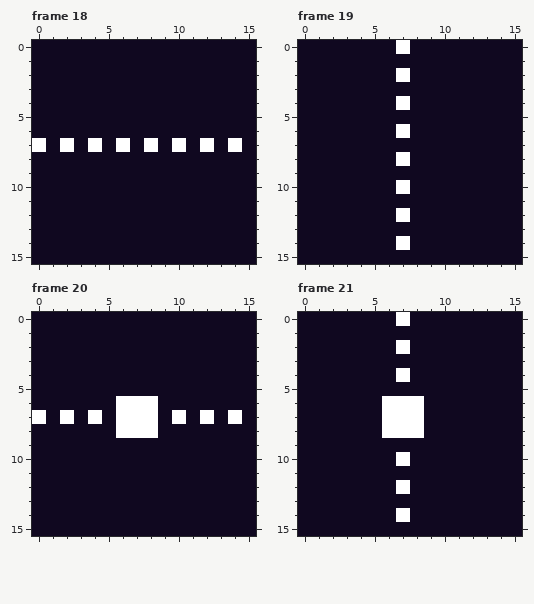
Two states of a pixel-art file, assets/monotiles.aseprite. Above, as it was before the edit.
16x16 pixels, 34 frames. Shown: frame 18, frame 19, frame 20, frame 21. The commit also changed other frames, which this record leaves out.
The result:
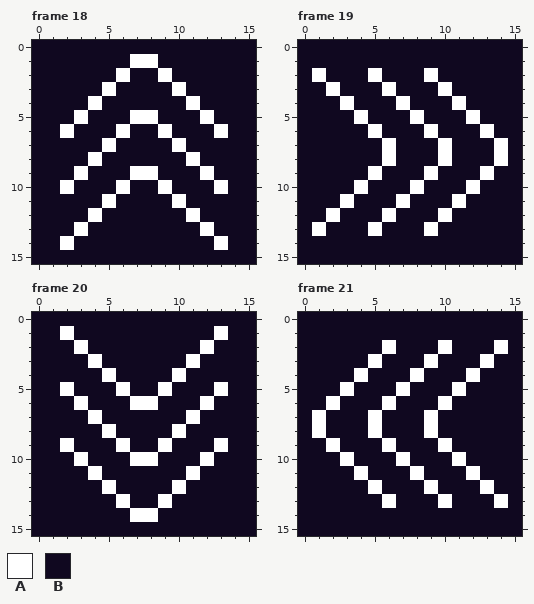
Palette (. is transparent): A #ffffff  B #100820
Difference:
--- frame 18
@@ x 0..15 @@
  0 BBBBBBBBBBBBBBBB
- 1 BBBBBBBBBBBBBBBB
- 2 BBBBBBBBBBBBBBBB
- 3 BBBBBBBBBBBBBBBB
- 4 BBBBBBBBBBBBBBBB
- 5 BBBBBBBBBBBBBBBB
- 6 BBBBBBBBBBBBBBBB
- 7 ABABABABABABABAB
- 8 BBBBBBBBBBBBBBBB
- 9 BBBBBBBBBBBBBBBB
-10 BBBBBBBBBBBBBBBB
-11 BBBBBBBBBBBBBBBB
-12 BBBBBBBBBBBBBBBB
-13 BBBBBBBBBBBBBBBB
-14 BBBBBBBBBBBBBBBB
+ 1 BBBBBBBAABBBBBBB
+ 2 BBBBBBABBABBBBBB
+ 3 BBBBBABBBBABBBBB
+ 4 BBBBABBBBBBABBBB
+ 5 BBBABBBAABBBABBB
+ 6 BBABBBABBABBBABB
+ 7 BBBBBABBBBABBBBB
+ 8 BBBBABBBBBBABBBB
+ 9 BBBABBBAABBBABBB
+10 BBABBBABBABBBABB
+11 BBBBBABBBBABBBBB
+12 BBBBABBBBBBABBBB
+13 BBBABBBBBBBBABBB
+14 BBABBBBBBBBBBABB
 15 BBBBBBBBBBBBBBBB
--- frame 19
@@ x 0..15 @@
- 0 BBBBBBBABBBBBBBB
+ 0 BBBBBBBBBBBBBBBB
  1 BBBBBBBBBBBBBBBB
- 2 BBBBBBBABBBBBBBB
- 3 BBBBBBBBBBBBBBBB
- 4 BBBBBBBABBBBBBBB
- 5 BBBBBBBBBBBBBBBB
- 6 BBBBBBBABBBBBBBB
- 7 BBBBBBBBBBBBBBBB
- 8 BBBBBBBABBBBBBBB
- 9 BBBBBBBBBBBBBBBB
-10 BBBBBBBABBBBBBBB
-11 BBBBBBBBBBBBBBBB
-12 BBBBBBBABBBBBBBB
-13 BBBBBBBBBBBBBBBB
-14 BBBBBBBABBBBBBBB
+ 2 BABBBABBBABBBBBB
+ 3 BBABBBABBBABBBBB
+ 4 BBBABBBABBBABBBB
+ 5 BBBBABBBABBBABBB
+ 6 BBBBBABBBABBBABB
+ 7 BBBBBBABBBABBBAB
+ 8 BBBBBBABBBABBBAB
+ 9 BBBBBABBBABBBABB
+10 BBBBABBBABBBABBB
+11 BBBABBBABBBABBBB
+12 BBABBBABBBABBBBB
+13 BABBBABBBABBBBBB
+14 BBBBBBBBBBBBBBBB
 15 BBBBBBBBBBBBBBBB
--- frame 20
@@ x 0..15 @@
  0 BBBBBBBBBBBBBBBB
- 1 BBBBBBBBBBBBBBBB
- 2 BBBBBBBBBBBBBBBB
- 3 BBBBBBBBBBBBBBBB
- 4 BBBBBBBBBBBBBBBB
- 5 BBBBBBBBBBBBBBBB
- 6 BBBBBBAAABBBBBBB
- 7 ABABABAAABABABAB
- 8 BBBBBBAAABBBBBBB
- 9 BBBBBBBBBBBBBBBB
-10 BBBBBBBBBBBBBBBB
-11 BBBBBBBBBBBBBBBB
-12 BBBBBBBBBBBBBBBB
-13 BBBBBBBBBBBBBBBB
-14 BBBBBBBBBBBBBBBB
+ 1 BBABBBBBBBBBBABB
+ 2 BBBABBBBBBBBABBB
+ 3 BBBBABBBBBBABBBB
+ 4 BBBBBABBBBABBBBB
+ 5 BBABBBABBABBBABB
+ 6 BBBABBBAABBBABBB
+ 7 BBBBABBBBBBABBBB
+ 8 BBBBBABBBBABBBBB
+ 9 BBABBBABBABBBABB
+10 BBBABBBAABBBABBB
+11 BBBBABBBBBBABBBB
+12 BBBBBABBBBABBBBB
+13 BBBBBBABBABBBBBB
+14 BBBBBBBAABBBBBBB
 15 BBBBBBBBBBBBBBBB
--- frame 21
@@ x 0..15 @@
- 0 BBBBBBBABBBBBBBB
+ 0 BBBBBBBBBBBBBBBB
  1 BBBBBBBBBBBBBBBB
- 2 BBBBBBBABBBBBBBB
- 3 BBBBBBBBBBBBBBBB
- 4 BBBBBBBABBBBBBBB
- 5 BBBBBBBBBBBBBBBB
- 6 BBBBBBAAABBBBBBB
- 7 BBBBBBAAABBBBBBB
- 8 BBBBBBAAABBBBBBB
- 9 BBBBBBBBBBBBBBBB
-10 BBBBBBBABBBBBBBB
-11 BBBBBBBBBBBBBBBB
-12 BBBBBBBABBBBBBBB
-13 BBBBBBBBBBBBBBBB
-14 BBBBBBBABBBBBBBB
+ 2 BBBBBBABBBABBBAB
+ 3 BBBBBABBBABBBABB
+ 4 BBBBABBBABBBABBB
+ 5 BBBABBBABBBABBBB
+ 6 BBABBBABBBABBBBB
+ 7 BABBBABBBABBBBBB
+ 8 BABBBABBBABBBBBB
+ 9 BBABBBABBBABBBBB
+10 BBBABBBABBBABBBB
+11 BBBBABBBABBBABBB
+12 BBBBBABBBABBBABB
+13 BBBBBBABBBABBBAB
+14 BBBBBBBBBBBBBBBB
 15 BBBBBBBBBBBBBBBB
